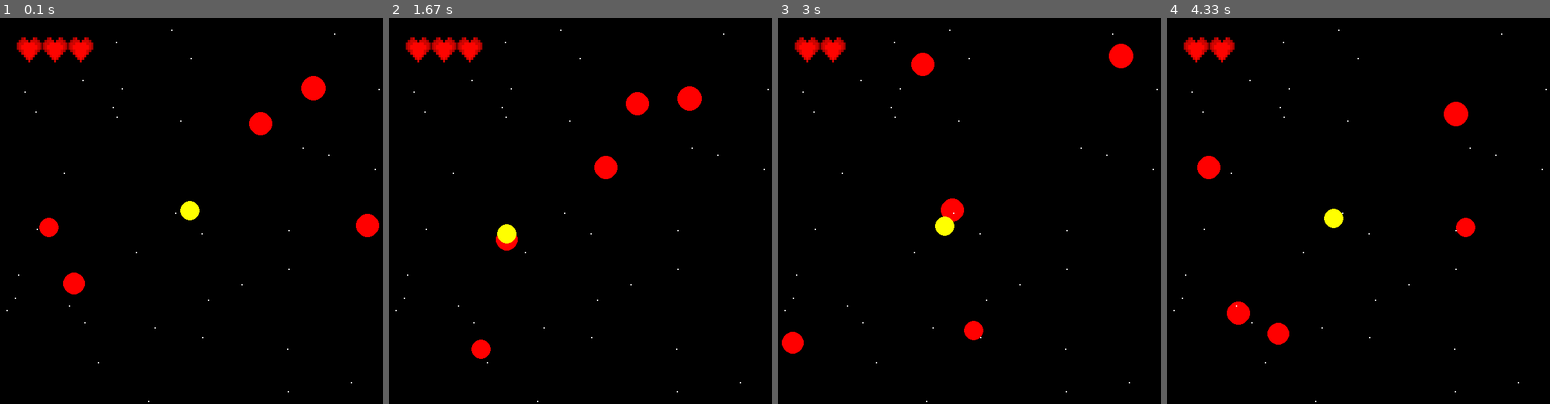
Above: before the commit, frames 1-4 (left to right).
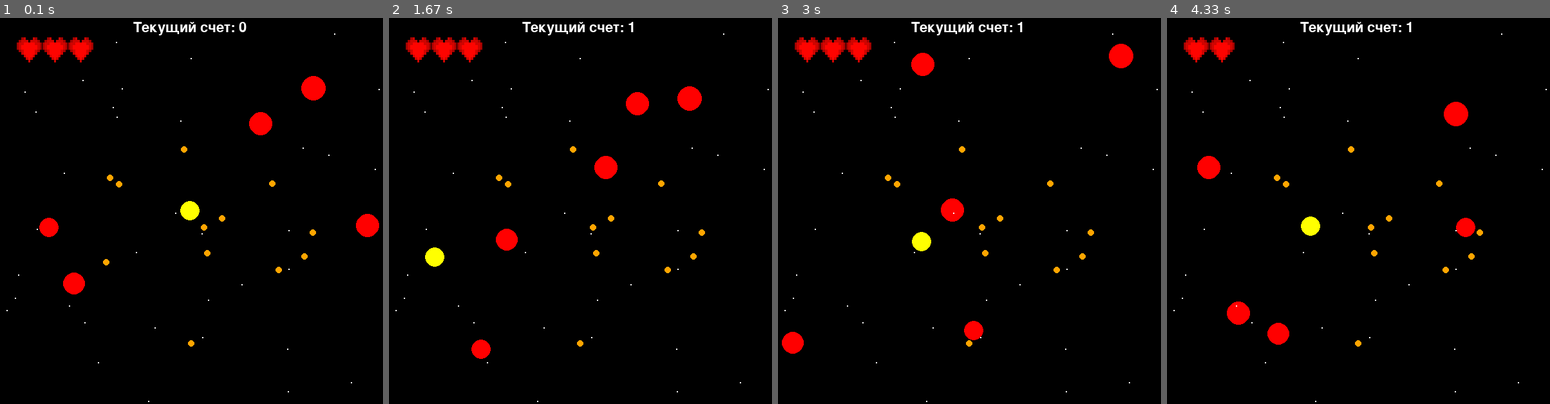
Above: after the commit, the same moments.

Repository: ppkh/GA_pygame_project
Game: pygame game, started from main.py
Two runs of this game, one before a commit and one after it. Both use one fixed random seed, a clock stepped at 60 frames per second and the inputs below.
Inputs:
- Up to frame 1 (0.1 s): no input
- Up to frame 2 (1.67 s): hold Left 0.33-0.87 s; hold Down 0.9-1.2 s; hold Left 1.23-1.63 s
- Up to frame 3 (3 s): hold Up 1.67-2.03 s; hold Right 2.07-2.7 s; hold Down from 2.73 s (still down)
- Up to frame 4 (4.33 s): release Down at 3.1 s; hold Left 3.13-3.6 s; hold Right 3.63-4.1 s; hold Up from 4.13 s (still down)

The runs differ from the first frame. In frame 1, 0.6% of the frame differs, in the area x 26-83%, y 1-86%; in frame 2, 1.0%; in frame 3, 1.2%, in the area x 17-83%, y 1-86%; in frame 4, 1.0%.

Commit message:
alpha version(points and other)

Diff:
--- a/main.py
+++ b/main.py
@@ -5,6 +5,10 @@
 import sys
 
 lifes = 3
+width = 600
+height = 600
+point_balls_count = 0
+points = 0
 all_sprites = pygame.sprite.Group()
 main_character = pygame.sprite.Group()
 enemy_circles = pygame.sprite.Group()
@@ -13,8 +17,6 @@
 circles = pygame.sprite.Group()
 horizontal_borders = pygame.sprite.Group()
 vertical_borders = pygame.sprite.Group()
-colors = ['red',
-          'green', 'blue', 'yellow', 'purple', 'black', 'orange', 'cyan', 'brown']
 
 
 def load_image(name):
@@ -77,8 +79,8 @@
 
 
 class Stars(Ball):
-    def __init__(self, x, y):
-        super().__init__(1, x, y)
+    def __init__(self):
+        super().__init__(1, random.randint(50, width - 50), random.randint(50, width - 50))
         self.add(stars)
         pygame.draw.circle(self.image, pygame.Color('white'),
                            (self.radius, self.radius), self.radius)
@@ -91,54 +93,70 @@
         self.add(main_character)
         pygame.draw.circle(self.image, pygame.Color('yellow'),
                            (self.radius, self.radius), self.radius)
-        self.vx = 1
-        self.vy = 1
+        self.v = 1
 
         self.last_touch = pygame.time.get_ticks()
 
     def update(self):
         if pygame.sprite.spritecollideany(self, enemy_circles) and (
-                pygame.time.get_ticks() - self.last_touch) / 1000 >= 2.5:
+                pygame.time.get_ticks() - self.last_touch) / 1000 >= 1.5:
             global lifes
             lifes -= 1
             self.last_touch = pygame.time.get_ticks()
 
-    def up(self):
-        self.rect = self.rect.move(0, -self.vy)
+    def up(self, v):
+        self.v = v
+        self.rect = self.rect.move(0, -self.v)
         if pygame.sprite.spritecollideany(self, horizontal_borders):
-            self.rect = self.rect.move(0, self.vy)
-
-    def down(self):
-        self.rect = self.rect.move(0, self.vy)
+            self.rect = self.rect.move(0, self.v)
+
+    def down(self, v):
+        self.v = v
+        self.rect = self.rect.move(0, self.v)
         if pygame.sprite.spritecollideany(self, horizontal_borders):
-            self.rect = self.rect.move(0, -self.vy)
-
-    def left(self):
-        self.rect = self.rect.move(-self.vx, 0)
+            self.rect = self.rect.move(0, -self.v)
+
+    def left(self, v):
+        self.v = v
+        self.rect = self.rect.move(-self.v, 0)
         if pygame.sprite.spritecollideany(self, vertical_borders):
-            self.rect = self.rect.move(self.vx, 0)
-
-    def right(self):
-        self.rect = self.rect.move(self.vx, 0)
+            self.rect = self.rect.move(self.v, 0)
+
+    def right(self, v):
+        self.v = v
+        self.rect = self.rect.move(self.v, 0)
         if pygame.sprite.spritecollideany(self, vertical_borders):
-            self.rect = self.rect.move(-self.vx, 0)
+            self.rect = self.rect.move(-self.v, 0)
 
 
 class Healthbar():
     def __init__(self):
         self.image = load_image('Heart.png').convert_alpha()
-        # if height * width <= 921600:
-        #self.image = pygame.transform.scale(self.image, (width // 15, height // 15))
 
     def update(self):
         global lifes
         if height * width <= 921600:
-            self.image = pygame.transform.scale(self.image, (width // 15, height// 15))
+            self.image = pygame.transform.scale(self.image, (width // 15, height // 15))
             for i in range(lifes):
                 screen.blit(self.image, (width // 20 + (i * width // 15), height // 20))
         else:
             for i in range(lifes):
                 screen.blit(self.image, (width // 20 + (i * width // 35), height // 20))
+
+
+class Pointballs(Ball):
+    def __init__(self):
+        super().__init__(5, random.randint(50, width - 50), random.randint(50, width - 50))
+        self.add(point_circles)
+        pygame.draw.circle(self.image, pygame.Color('orange'),
+                           (self.radius, self.radius), self.radius)
+
+    def update(self):
+        if pygame.sprite.spritecollideany(self, main_character):
+            global points, point_balls_count
+            points += 1
+            point_balls_count -= 1
+            self.kill()
 
 
 class Border(pygame.sprite.Sprite):
@@ -160,10 +178,124 @@
             self.rect = pygame.Rect(x1, y1, x2 - x1, 1)
 
 
+def main():
+    global running, main_char, width, height, screen, clock, point_balls_count, points
+    screen.fill('black')
+    text_surface = fnt.render(f'Текущий счет: {points}', True, (255, 255, 255))
+    screen.blit(text_surface, (width // 2 - text_surface.get_width() // 2, 5))
+    for event in pygame.event.get():
+        if event.type == pygame.QUIT:
+            running = False
+        if event.type == pygame.VIDEORESIZE:
+            screen = pygame.display.set_mode((event.w, event.h), pygame.RESIZABLE)
+            width, height = event.w, event.h
+            update()
+    keys = pygame.key.get_pressed()
+    if (keys[pygame.K_LEFT] or keys[pygame.K_a]) and not (
+            keys[pygame.K_UP] or keys[pygame.K_w] or keys[pygame.K_DOWN] or keys[pygame.K_s]):
+        main_char.left(2)
+    elif (keys[pygame.K_LEFT] or keys[pygame.K_a]) and (
+            keys[pygame.K_UP] or keys[pygame.K_w] or keys[pygame.K_DOWN] or keys[pygame.K_s]):
+        main_char.left(1)
+    if (keys[pygame.K_RIGHT] or keys[pygame.K_d]) and not (
+            keys[pygame.K_UP] or keys[pygame.K_w] or keys[pygame.K_DOWN] or keys[pygame.K_s]):
+        main_char.right(2)
+    elif (keys[pygame.K_RIGHT] or keys[pygame.K_d]) and (
+            keys[pygame.K_UP] or keys[pygame.K_w] or keys[pygame.K_DOWN] or keys[pygame.K_s]):
+        main_char.right(1)
+    if (keys[pygame.K_UP] or keys[pygame.K_w]) and not (
+            keys[pygame.K_RIGHT] or keys[pygame.K_d] or keys[pygame.K_LEFT] or keys[pygame.K_a]):
+        main_char.up(2)
+    elif (keys[pygame.K_UP] or keys[pygame.K_w]) and (
+            keys[pygame.K_RIGHT] or keys[pygame.K_d] or keys[pygame.K_LEFT] or keys[pygame.K_a]):
+        main_char.up(1)
+    if (keys[pygame.K_DOWN] or keys[pygame.K_s]) and not (
+            keys[pygame.K_RIGHT] or keys[pygame.K_d] or keys[pygame.K_LEFT] or keys[pygame.K_a]):
+        main_char.down(2)
+    elif (keys[pygame.K_DOWN] or keys[pygame.K_s]) and (
+            keys[pygame.K_RIGHT] or keys[pygame.K_d] or keys[pygame.K_LEFT] or keys[pygame.K_a]):
+        main_char.down(1)
+
+    if point_balls_count <= 0:
+        for j in point_circles:
+            j.kill()
+        point_circles.empty()
+        for i in range(width * height // 30000):
+            Point_Balls.append(Pointballs())
+            point_balls_count += 1
+    healthbar.update()
+    all_sprites.draw(screen)
+    all_sprites.update()
+    pygame.display.flip()
+    clock.tick(200)
+
+
+def update():
+    global running, points, enemy_circles, main_char, width, height, point_balls_count
+    Enemy_balls.clear()
+    Point_Balls.clear()
+    main_char.kill()
+    main_character.empty()
+    main_char = Main_char()
+    for j in point_circles:
+        j.kill()
+    for j in enemy_circles:
+        j.kill()
+    for j in stars:
+        j.kill()
+    point_circles.empty()
+    enemy_circles.empty()
+    stars.empty()
+    for j in range(width * height // 72000):
+        Enemy_balls.append(
+            Enemy(random.randint(15, 20), random.randint(0, width), random.randint(0, height)))
+    for j in range(width * height // 10000):
+        Stars()
+    for j in range(width * height // 30000):
+        Point_Balls.append(Pointballs())
+        point_balls_count += 1
+    horizontal_borders.empty()
+    vertical_borders.empty()
+    Border(5, 5, width - 5, 5)
+    Border(5, height - 5, width - 5, height - 5)
+    Border(5, 5, 5, height - 5)
+    Border(width - 5, 5, width - 5, height - 5)
+
+
+def death_screen():
+    global screen, width, height
+    text = ["Вы проиграли :(", f'Ваш счет - {points}', 'Щелкните мышкой чтобы продолжить']
+    font = pygame.font.Font(None, 30)
+    screen.fill('black')
+    for i in range(len(text)):
+        text_surface = font.render(text[i], True, pygame.Color('white'))
+        screen.blit(text_surface,
+                    (width // 2 - text_surface.get_width() // 2, height // 2 - len(text) * 30 // 2 + i * 30))
+
+    while True:
+        for event in pygame.event.get():
+            if event.type == pygame.QUIT:
+                pygame.quit()
+                sys.exit()
+            if event.type == pygame.MOUSEBUTTONDOWN:
+                return True
+            if event.type == pygame.VIDEORESIZE:
+                screen = pygame.display.set_mode((event.w, event.h), pygame.RESIZABLE)
+                width, height = event.w, event.h
+                update()
+                for i in range(len(text)):
+                    text_surface = font.render(text[i], True, pygame.Color('white'))
+                    screen.blit(text_surface,
+                                (
+                                    width // 2 - text_surface.get_width() // 2,
+                                    height // 2 - len(text) * 30 // 2 + i * 30))
+
+        pygame.display.flip()
+        clock.tick(60)
+
+
 if __name__ == '__main__':
     pygame.init()
-    width = 600
-    height = 600
     size = width, height
     screen = pygame.display.set_mode(size, RESIZABLE)
     clock = pygame.time.Clock()
@@ -173,58 +305,34 @@
     Border(width - 5, 5, width - 5, height - 5)
     Enemy_balls = []
     Stars_arr = []
+    Point_Balls = []
     for i in range(width * height // 72000):
         Enemy_balls.append(
             Enemy(random.randint(15, 20), random.randint(50, width - 50), random.randint(50, height - 50)))
     for i in range(width * height // 10000):
-        Stars(random.randint(50, width - 50), random.randint(50, height - 50))
+        Stars()
+    for i in range(width * height // 30000):
+        Point_Balls.append(Pointballs())
+        point_balls_count += 1
+
     main_char = Main_char()
     healthbar = Healthbar()
+    fnt = pygame.font.Font(None, 32)
+    text_surface = fnt.render(f'Текущий счет: {points}', True, (255, 255, 255))
+    screen.blit(text_surface, (width // 2 - text_surface.get_width() // 2, 5))
     running = True
+    start_tick = None
     while running:
-        screen.fill('black')
-        for event in pygame.event.get():
-            if event.type == pygame.QUIT:
-                running = False
-            if event.type == pygame.VIDEORESIZE:
-                screen = pygame.display.set_mode((event.w, event.h), pygame.RESIZABLE)
-                width, height = event.w, event.h
-                Enemy_balls.clear()
-                main_char.kill()
-                main_character.empty()
-                main_char = Main_char()
-
-                for i in enemy_circles:
-                    i.kill()
-                for i in stars:
-                    i.kill()
-                enemy_circles.empty()
-                stars.empty()
-                for i in range(width * height // 72000):
-                    Enemy_balls.append(
-                        Enemy(random.randint(15, 20), random.randint(0, width), random.randint(0, height)))
-
-                for i in range(width * height // 10000):
-                    Stars(random.randint(0, width), random.randint(0, height))
-                horizontal_borders.empty()
-                vertical_borders.empty()
-                Border(5, 5, width - 5, 5)
-                Border(5, height - 5, width - 5, height - 5)
-                Border(5, 5, 5, height - 5)
-                Border(width - 5, 5, width - 5, height - 5)
-        keys = pygame.key.get_pressed()
-        if keys[pygame.K_LEFT]:
-            main_char.left()
-        elif keys[pygame.K_RIGHT]:
-            main_char.right()
-        if keys[pygame.K_UP]:
-            main_char.up()
-        elif keys[pygame.K_DOWN]:
-            main_char.down()
-
-        healthbar.update()
-        all_sprites.draw(screen)
-        all_sprites.update()
-        pygame.display.flip()
-        clock.tick(300)
+        main()
+        if lifes <= 0:
+            text_surface = fnt.render(f'Текущий счет: {points}', True, (255, 255, 255))
+            screen.blit(text_surface, (width // 2 - text_surface.get_width() // 2, 5))
+            if death_screen():
+                running = True
+                lifes = 3
+                point_balls_count = 0
+                points = 0
+                update()
+
     pygame.quit()
+    sys.exit()
